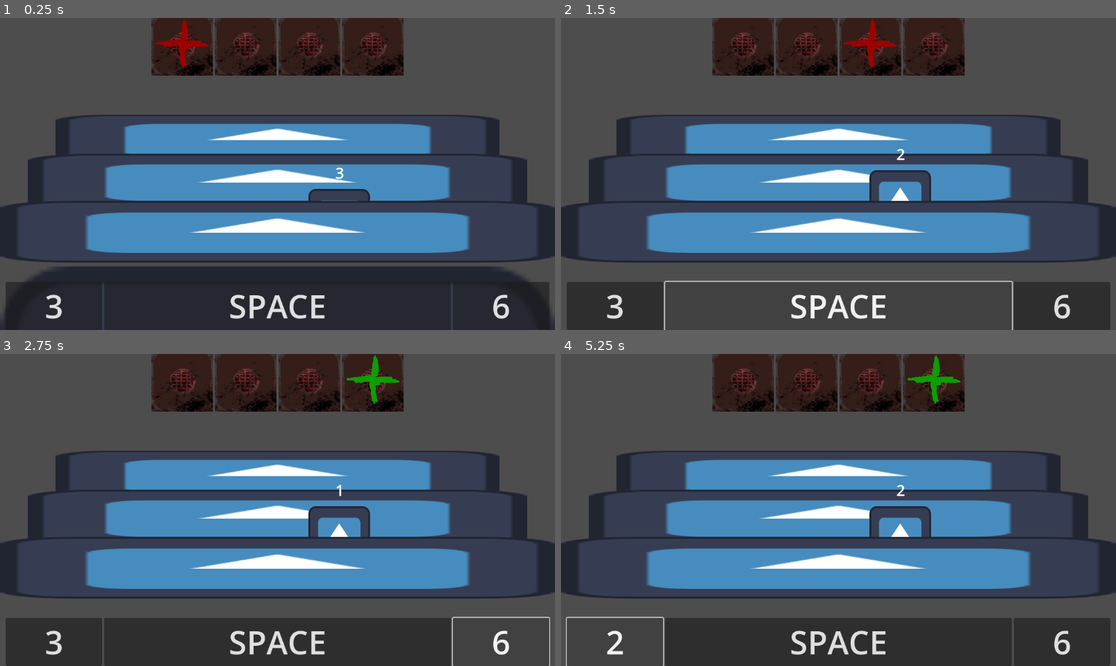
Above: before the commit, frames 1-4 (two rows, left to right).
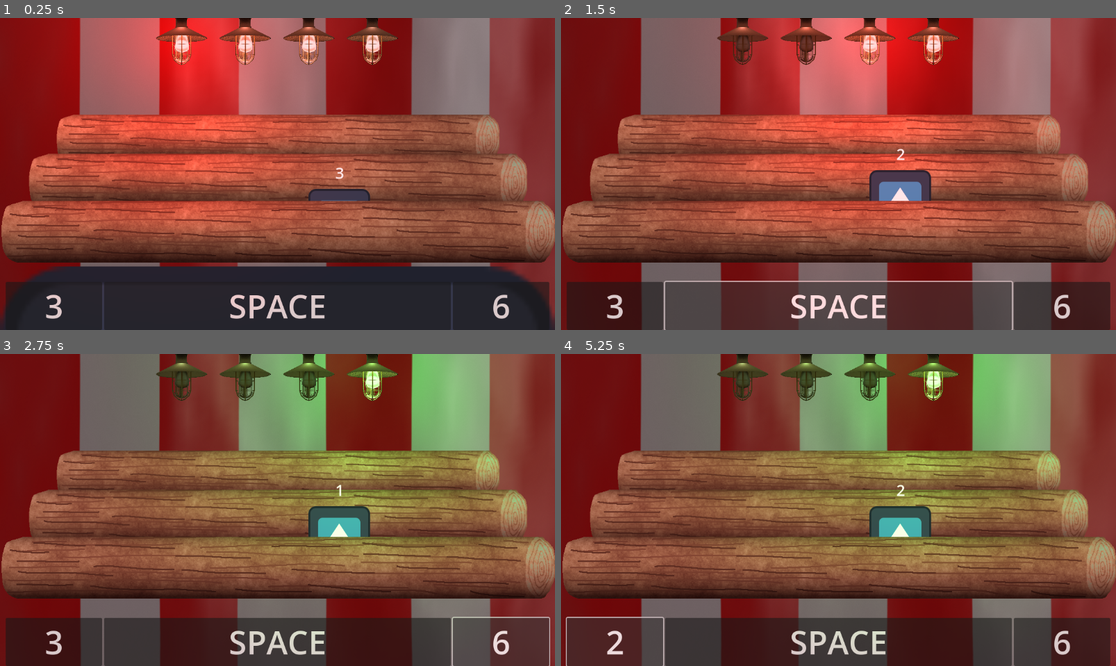
Above: after the commit, the same moments.

Repository: MmmGarlicFingers/ShootingGallery
Game: Godot game, scene res://Levels/debug.tscn
The game is run twice, just before and just after one commit, with the same random seed, the same clock (stepped at 60 frames per second) and the same inputs. The engine's default icon, where the game draws it, is replaced by a stand-in: a white triangle on a blue panel in a dark square.
Inputs:
- Up to frame 1 (0.25 s): no input
- Up to frame 2 (1.5 s): click "3" at 0.5 s; click "SPACE" at 1.25 s
- Up to frame 3 (2.75 s): click "6" at 2 s
- Up to frame 4 (5.25 s): click "3" at 2.75 s; click "SPACE" at 3.5 s; click "2" at 4.25 s; click "2" at 5 s

The runs differ from the first frame. In frame 1, 80% of the frame differs, in the area x 0-100%, y 0-98%; in frame 2, 89%; in frame 3, 89%; in frame 4, 89%, in the area x 0-100%, y 0-100%.

Commit message:
Added the funky lights

Diff:
--- a/ShootingGallery/Levels/debug.tscn
+++ b/ShootingGallery/Levels/debug.tscn
@@ -1,10 +1,21 @@
-[gd_scene load_steps=4 format=3 uid="uid://dlsjo54gv3xcc"]
+[gd_scene load_steps=7 format=3 uid="uid://dlsjo54gv3xcc"]
 
+[ext_resource type="Texture2D" uid="uid://crrmkvkf1xqqk" path="res://assets/circus_background_render.png" id="1_gorgo"]
 [ext_resource type="PackedScene" uid="uid://dg60odwhtjrho" path="res://Scenes/player.tscn" id="1_h1fl4"]
+[ext_resource type="Texture2D" uid="uid://dhirmwhww1jcj" path="res://assets/circus_background_normal.png" id="2_hytce"]
 [ext_resource type="PackedScene" uid="uid://b5dk3wd4h1wn0" path="res://Scenes/Level Elements/beat.tscn" id="3_0q1tn"]
 [ext_resource type="PackedScene" uid="uid://dmhcpvkfajo2t" path="res://Scenes/Level Elements/row.tscn" id="3_dqpy7"]
 
+[sub_resource type="CanvasTexture" id="CanvasTexture_h2m6d"]
+diffuse_texture = ExtResource("1_gorgo")
+normal_texture = ExtResource("2_hytce")
+
 [node name="Debug" type="Node2D"]
+
+[node name="Background" type="Sprite2D" parent="."]
+position = Vector2(-0.222167, 2.88486e-05)
+scale = Vector2(0.6, 0.6)
+texture = SubResource("CanvasTexture_h2m6d")
 
 [node name="Beat" parent="." instance=ExtResource("3_0q1tn")]
 BPM = 80.0
@@ -30,3 +41,11 @@
 anchor_top = 0.5
 anchor_right = 0.5
 anchor_bottom = 0.5
+
+[node name="CanvasModulate" type="CanvasModulate" parent="."]
+color = Color(0.227451, 0.152941, 0.160784, 1)
+
+[node name="DirectionalLight2D" type="DirectionalLight2D" parent="."]
+rotation = -5.07716
+energy = 0.75
+height = 0.45
--- a/ShootingGallery/Scenes/Level Elements/light.gd
+++ b/ShootingGallery/Scenes/Level Elements/light.gd
@@ -2,16 +2,22 @@
 
 @export var shoot: bool = false
 var image
+@onready var light = $PointLight2D
 
 # Called when the node enters the scene tree for the first time.
 func _ready():
 	image = $TextureRect
 
+
+
 func turn_on():
+	light.enabled = true
+	image.texture = preload("res://assets/light_on.png")
 	if shoot:
-		image.texture = load("./assets/light_shoot.png")
+		light.color = Color.GREEN
 	else:
-		image.texture = load("./assets/light_no_shoot.png")
+		light.color = Color.RED
 
 func turn_off():
-	image.texture = load("./assets/light_off.png")
+	image.texture = preload("res://assets/light_off.png")
+	light.enabled = false
--- a/ShootingGallery/Scenes/Level Elements/light.tscn
+++ b/ShootingGallery/Scenes/Level Elements/light.tscn
@@ -1,7 +1,16 @@
-[gd_scene load_steps=3 format=3 uid="uid://dylcqapvukbpw"]
+[gd_scene load_steps=5 format=3 uid="uid://dylcqapvukbpw"]
 
 [ext_resource type="Script" path="res://Scenes/Level Elements/light.gd" id="1_okh0u"]
-[ext_resource type="Texture2D" uid="uid://bc5sm4qecd5ki" path="res://assets/light_off.png" id="1_rlb5e"]
+[ext_resource type="Texture2D" uid="uid://c4t86tsgaxr2s" path="res://assets/light_on.png" id="2_1yelw"]
+
+[sub_resource type="Gradient" id="Gradient_jy2x0"]
+colors = PackedColorArray(1, 1, 1, 1, 0, 0, 0, 1)
+
+[sub_resource type="GradientTexture2D" id="GradientTexture2D_7cjt6"]
+gradient = SubResource("Gradient_jy2x0")
+fill = 1
+fill_from = Vector2(0.472477, 0.490826)
+fill_to = Vector2(0.504587, 1)
 
 [node name="Light" type="Control"]
 custom_minimum_size = Vector2(128, 128)
@@ -15,7 +24,18 @@
 
 [node name="TextureRect" type="TextureRect" parent="."]
 layout_mode = 0
-offset_right = 40.0
-offset_bottom = 40.0
-texture = ExtResource("1_rlb5e")
-flip_v = true
+offset_left = -101.0
+offset_top = -40.0
+offset_right = 226.0
+offset_bottom = 144.0
+texture = ExtResource("2_1yelw")
+expand_mode = 1
+
+[node name="PointLight2D" type="PointLight2D" parent="."]
+position = Vector2(64, 63.9999)
+scale = Vector2(19.875, 19.5)
+enabled = false
+color = Color(1, 0, 0, 1)
+energy = 0.75
+texture = SubResource("GradientTexture2D_7cjt6")
+height = 166.0
--- a/ShootingGallery/Scenes/Level Elements/row.tscn
+++ b/ShootingGallery/Scenes/Level Elements/row.tscn
@@ -1,9 +1,10 @@
-[gd_scene load_steps=9 format=3 uid="uid://dmhcpvkfajo2t"]
+[gd_scene load_steps=11 format=3 uid="uid://dmhcpvkfajo2t"]
 
-[ext_resource type="Texture2D" uid="uid://b8ngsd0hvq7vk" path="res://icon.svg" id="1_7q32q"]
 [ext_resource type="Script" path="res://Scenes/Level Elements/row.gd" id="1_35oo5"]
 [ext_resource type="PackedScene" uid="uid://ce7ro84l247ej" path="res://Scenes/Level Elements/spawner.tscn" id="2_xuktr"]
 [ext_resource type="PackedScene" uid="uid://d21a4cau1jn46" path="res://Scenes/Components/hitbox_component.tscn" id="3_3d25f"]
+[ext_resource type="Texture2D" uid="uid://buj101rghcigx" path="res://assets/log_row.png" id="3_arlcl"]
+[ext_resource type="Texture2D" uid="uid://c3b5jw5furyv4" path="res://assets/log_row_normal.png" id="4_1xp2k"]
 
 [sub_resource type="Curve2D" id="Curve2D_j3057"]
 _data = {
@@ -23,8 +24,12 @@
 }
 point_count = 2
 
+[sub_resource type="CanvasTexture" id="CanvasTexture_us4tp"]
+diffuse_texture = ExtResource("3_arlcl")
+normal_texture = ExtResource("4_1xp2k")
+
 [sub_resource type="RectangleShape2D" id="RectangleShape2D_dmnru"]
-size = Vector2(1152, 128)
+size = Vector2(1096, 80)
 
 [node name="Row" type="Node2D"]
 script = ExtResource("1_35oo5")
@@ -63,12 +68,13 @@
 
 [node name="Sprite2D" type="Sprite2D" parent="."]
 position = Vector2(0, -1.90735e-06)
-scale = Vector2(9, 1)
-texture = ExtResource("1_7q32q")
+rotation = 1.5708
+texture = SubResource("CanvasTexture_us4tp")
 
 [node name="HitboxComponent" parent="." instance=ExtResource("3_3d25f")]
 dest_path = NodePath("CollisionShape2D")
 blocks_shots = true
 
 [node name="CollisionShape2D" type="CollisionShape2D" parent="HitboxComponent"]
+position = Vector2(-4, 0)
 shape = SubResource("RectangleShape2D_dmnru")
Binary file added: ShootingGallery/assets/circus_background.png
Not shown, added: ShootingGallery/assets/circus_background.png.import
Binary file added: ShootingGallery/assets/circus_background_normal.png
Not shown, added: ShootingGallery/assets/circus_background_normal.png.import
Binary file added: ShootingGallery/assets/circus_background_render.png
Not shown, added: ShootingGallery/assets/circus_background_render.png.import
Binary file added: ShootingGallery/assets/light.png
Not shown, added: ShootingGallery/assets/light.png.import
Binary file added: ShootingGallery/assets/light_normal.png
Not shown, added: ShootingGallery/assets/light_normal.png.import
Binary file changed: ShootingGallery/assets/light_off.png
Binary file added: ShootingGallery/assets/light_on.png
(and 6 more such lines)
